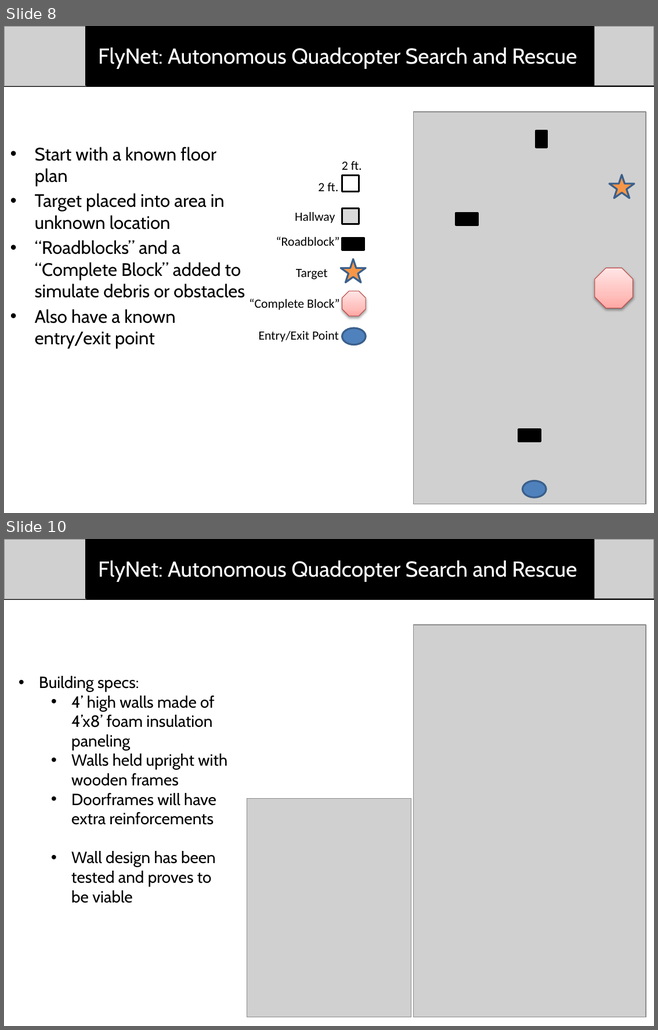
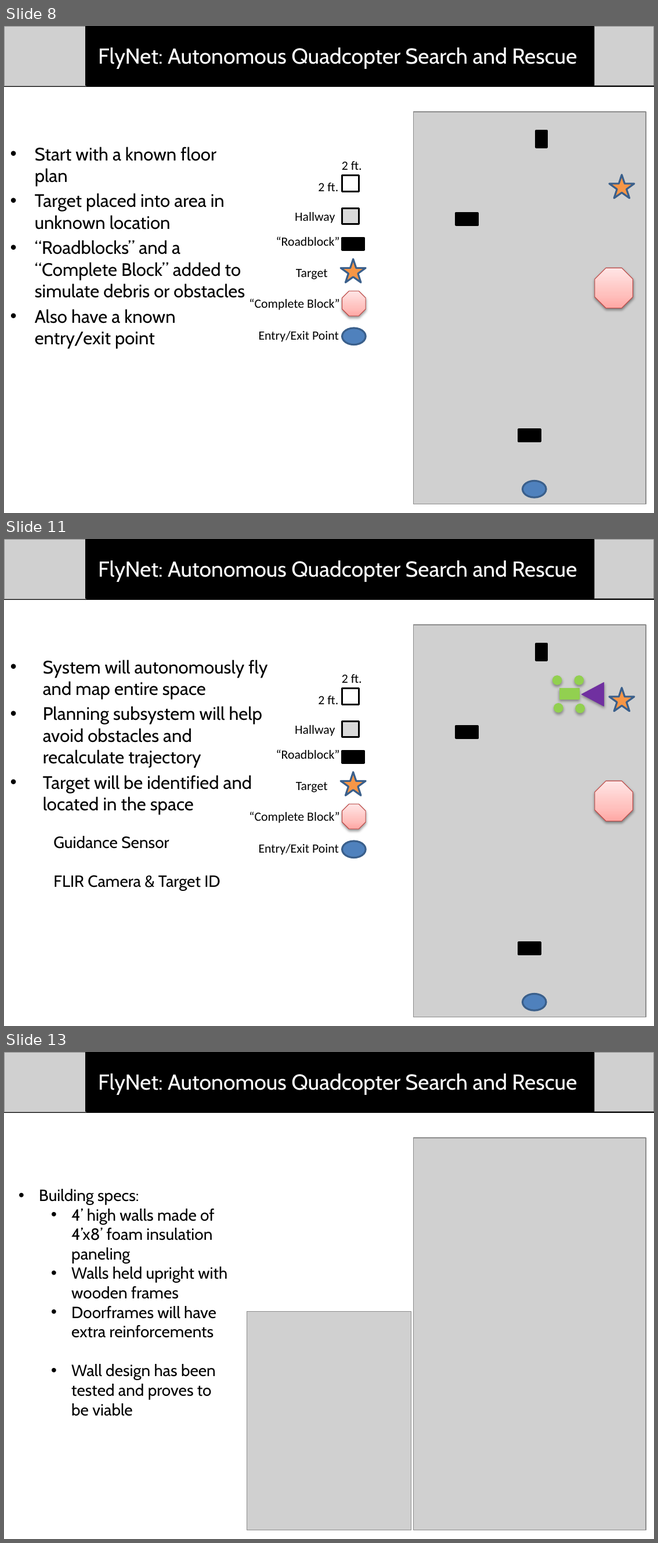
Before and after one commit to dtbinh/FlyNet, a slide deck: Presentations/CDR_Fall_2015/Individual_Slides/Matt/Testing.pptx. Shown one above the other, each under a label of ours: slides 8 and 10 before the commit, slides 8, 11 and 13 after it; the slides between them are not shown. The pictures are 658x1030 and 658x1543 pixels, drawn with LibreOffice and Linux fonts; fonts in the diff are those of the drawing; grey boxes stand for pictures. Boxes give left, top, right and bottom in pixels: in the first picture for what was removed or moved away, otherwise in the second. Text is boxed around its words. In the diff, an @@ line names an element or a change of style, - is before the commit and + after.

```diff
--- a/Presentations/CDR_Fall_2015/Individual_Slides/Matt/Testing.pptx
+++ b/Presentations/CDR_Fall_2015/Individual_Slides/Matt/Testing.pptx
@@ slide 11 added at [4, 539, 654, 1026], background #FFFFFF @@
@@ group added at [4, 539, 654, 599]: 2 pictures, 1 line, 1 rectangle, 1 text @@
+FlyNet: Autonomous Quadcopter Search and Rescue
@@ text added at [43, 660, 267, 815], 20 pt, text #000000 @@
+• System will autonomously fly and map entire space
+• Planning subsystem will help avoid obstacles and recalculate trajectory
+• Target will be identified and located in the space
@@ group added at [249, 625, 645, 1017]: 7 rectangles, 7 texts, 6 ellipses, 2 stars, 2 octagons, 1 picture, 1 triangle @@
+2 ft.
+2 ft.
+Hallway
+“Roadblock”
+Target
+“Complete Block”
+Entry/Exit Point
@@ text added at [53, 836, 220, 891], 18 pt, text #000000 @@
+Guidance Sensor
+FLIR Camera & Target ID
@@ what was slide 10 is now slide 13 @@
```
Also in this commit, not shown: 4 slides changed, 3 other slides added, 1 slide removed, 1 other file.
